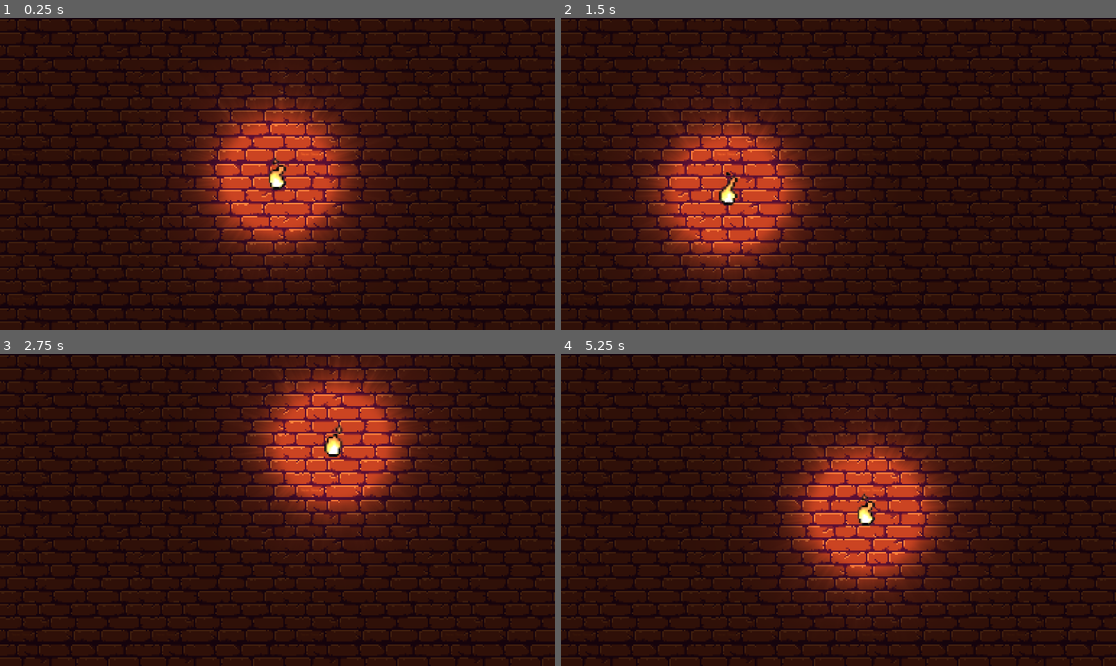
Above: before the commit, frames 1-4 (two rows, left to right).
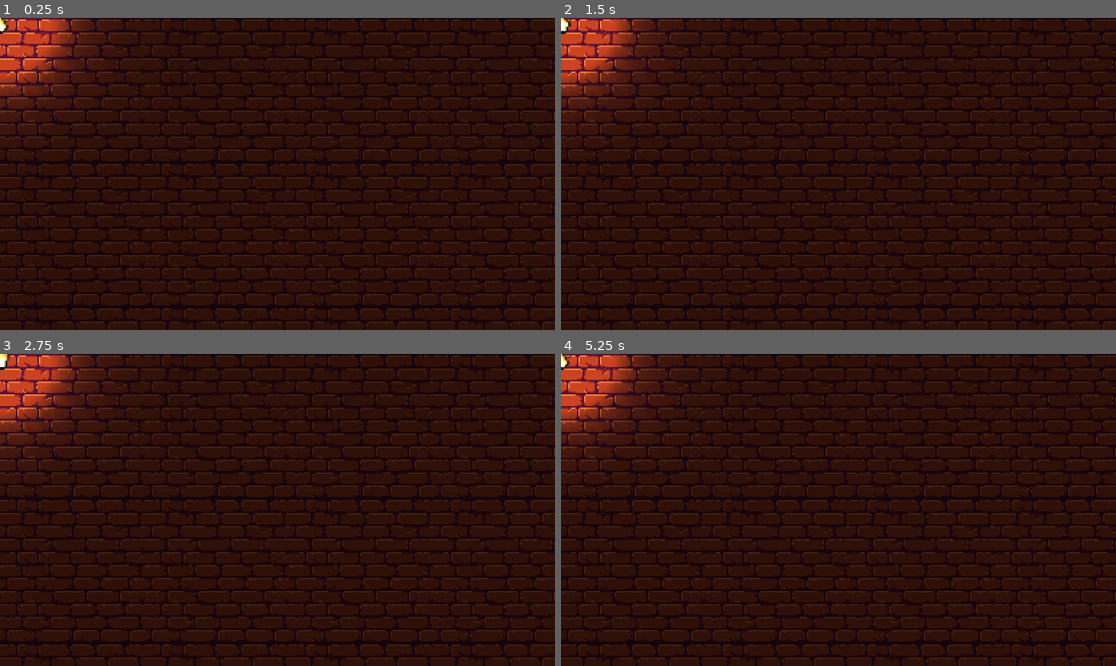
Above: after the commit, the same moments.

Repository: nyox2stupid/FlameLightTestGodot
Game: Godot game, scene res://node_2d.tscn
Two runs of this game, one before a commit and one after it. Both use one fixed random seed, a clock stepped at 60 frames per second and the inputs below.
Inputs (mouse positions are in pixels of both pictures, inside the frame that each line leads up to):
- Up to frame 1 (0.25 s): no input
- Up to frame 2 (1.5 s): move the mouse to (960, 158) at 0.52 s; move the mouse to (727, 189) at 1.27 s
- Up to frame 3 (2.75 s): move the mouse to (333, 441) at 2.02 s
- Up to frame 4 (5.25 s): move the mouse to (810, 572) at 2.77 s; move the mouse to (1005, 556) at 3.52 s; move the mouse to (672, 463) at 4.27 s; move the mouse to (866, 510) at 5.02 s

The runs differ from the first frame. In frame 1, 18% of the frame differs, in the area x 0-69%, y 0-83%; in frame 2, 18%; in frame 3, 18%; in frame 4, 18%, in the area x 0-74%, y 0-82%.
Error after the commit: Parse Error: Expected ":" after "else". (res://Scripts/Flame.gd:20)

Commit message:
added movement direction detection

Diff:
--- a/Scripts/Flame.gd
+++ b/Scripts/Flame.gd
@@ -4,7 +4,7 @@
 # Called when the node enters the scene tree for the first time.
 func _ready():
 	var movement_dir = 'm'
-
+	var mouse_pos_old = get_viewport().get_mouse_position()
 
 # Called every frame. 'delta' is the elapsed time since the previous frame.
 func _process(delta):
@@ -13,3 +13,14 @@
 
 	# Set the position of the current node to the mouse position.
 	position = mouse_pos
+
+
+	if mouse_pos[0]>mouse_pos_old[0]:
+		movement_dir = 'r'
+	else if mouse_pos[0]<mouse_pos_old[0]:
+		movement_dir = 'l'
+	else:
+		movement_dir = 'm'
+
+	print(movement_dir)
+	var mouse_pos_old = get_viewport().get_mouse_position()
